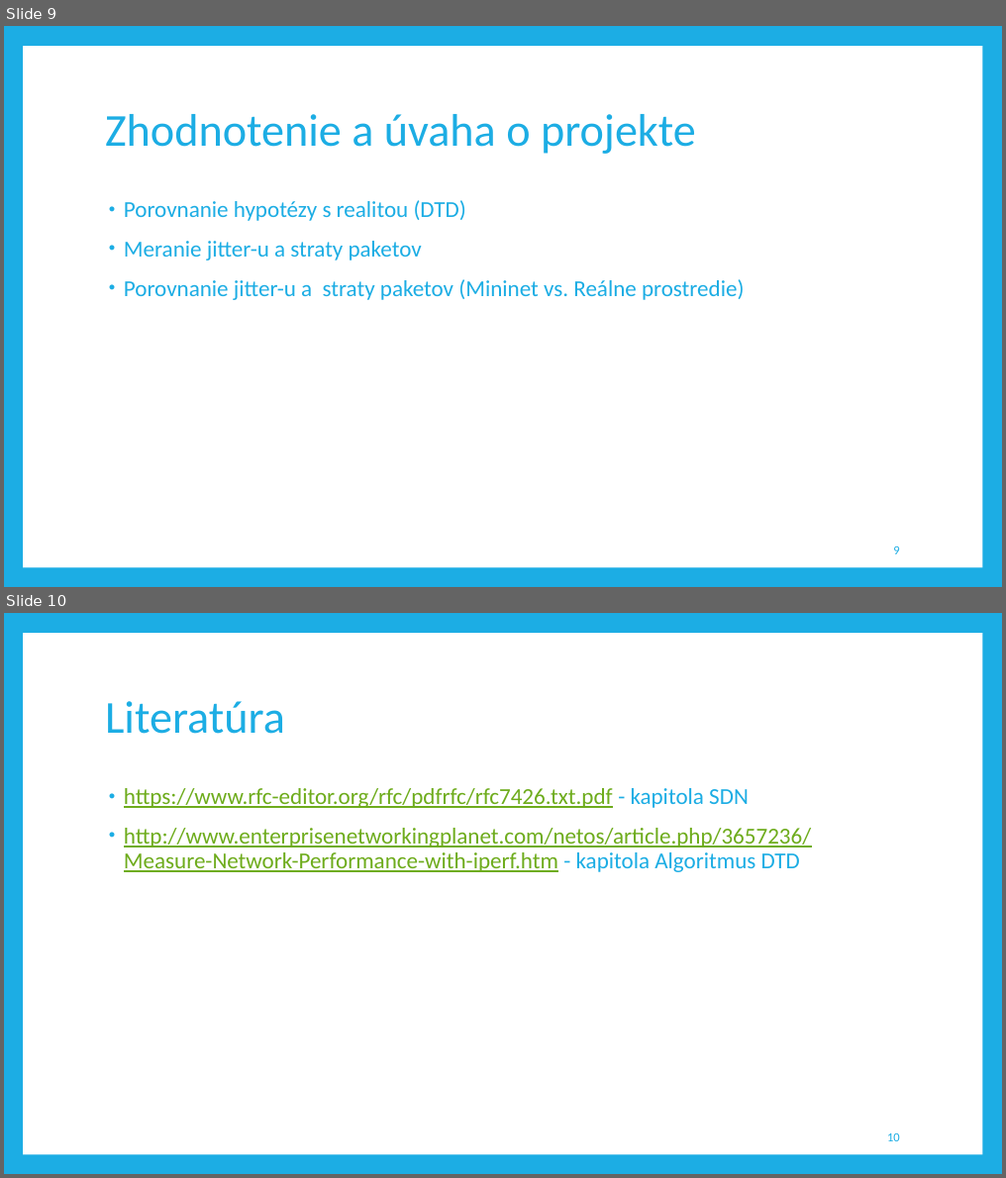
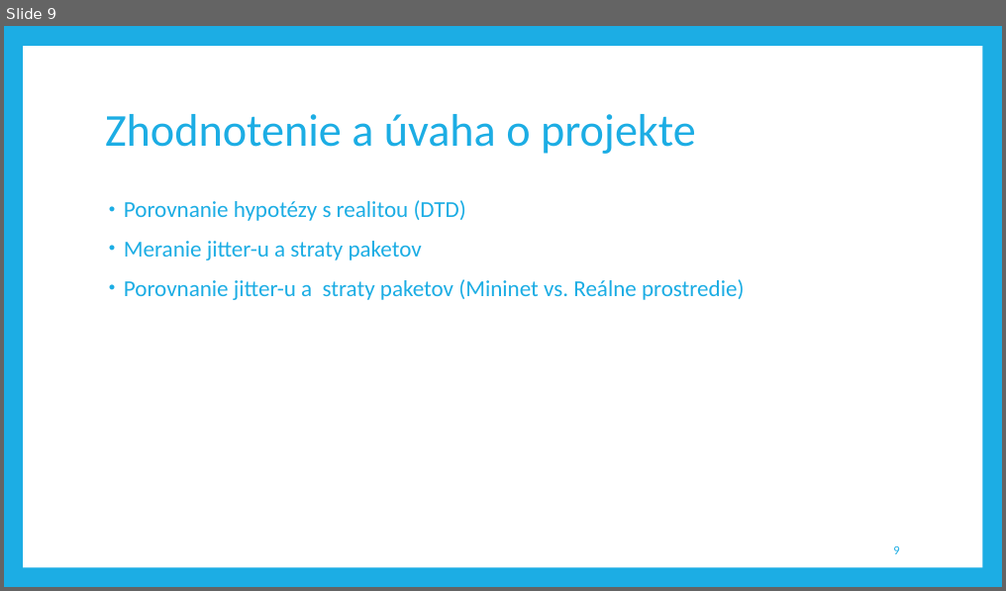
Before and after one commit to aks-2017/semestralne-zadania-semestralne-zadanie-72229-72280-72424, a slide deck: docs/prezentacia.pptx. Shown one above the other, each under a label of ours: slides 9 and 10 before the commit, slide 9 after it. The pictures are 1006x1178 and 1006x591 pixels, drawn with LibreOffice and Linux fonts; fonts in the diff are those of the drawing. Boxes give left, top, right and bottom in pixels: in the first picture for what was removed or moved away, otherwise in the second. Text is boxed around its words. In the diff, an @@ line names an element or a change of style, - is before the commit and + after.

```diff
--- a/docs/prezentacia.pptx
+++ b/docs/prezentacia.pptx
@@ slide 10 removed at [4,613,1002,1174], background #1CADE4; not listed: 1 template element that a slide beside it also shows @@
@@ title removed at [105,701,285,734] @@
-Literatúra
@@ text removed at [124,788,811,872] @@
-• https://www.rfc-editor.org/rfc/pdfrfc/rfc7426.txt.pdf - kapitola SDN
-• http://www.enterprisenetworkingplanet.com/netos/article.php/3657236/Measure-Network-Performance-with-iperf.htm - kapitola Algoritmus DTD
@@ page number removed at [887,1134,900,1142] @@
-10
```
Also in this commit, not shown: 1 other file.
